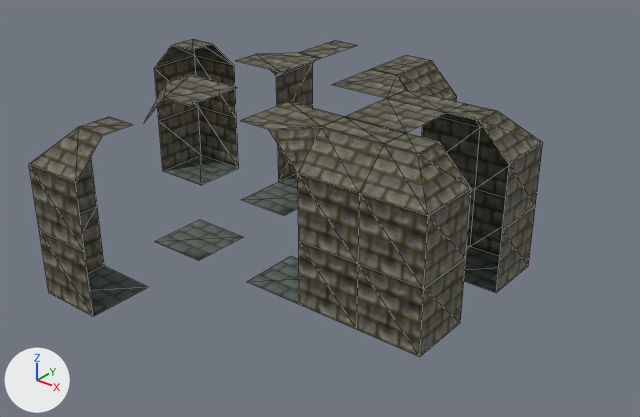
A saved change to the glTF model assets/models/environment/walls/walls.glb.
The view is the same before and after, from a 50 mm camera at (6.35, -10.61, 6.63) aimed at (-1.5, -0.78, 0.54). Lighting does not change. The marker at lower left points along +X, +Y and +Z. The older version comes first. Mesh edges are drawn as thin lines.

Names of what the first picture shows: 'center-col', 'wall-col', 'wall2-col', 'wall3-col', 'wall4-col', 'wall_inner_corner-col', 'wall_inner_corner2-col', 'wall_inner_corner3-col', 'wall_inner_corner4-col', 'wall_outer_corner-col', 'wall_outer_corner2-col', 'wall_outer_corner3-col', 'wall_outer_corner4-col'.
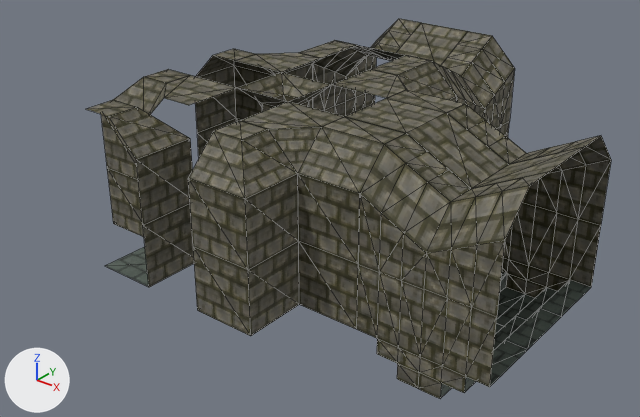
Commit message: added fucked up stairs - need fixing

Boxes [x1, y1, x2, y2] around the edits, measured in the pictures (640 x 417 px):
'wall_inner_corner2-col', surface changed, moved
    before: [357, 133, 471, 357]
    after: [188, 121, 299, 336]
'wall_inner_corner-col', surface changed, moved
    before: [447, 103, 543, 293]
    after: [87, 100, 194, 287]
'stair_wall4-col', added
    after: [418, 172, 549, 399]
'stair_wall2-col', added
    after: [357, 133, 471, 389]
'wall_inner_corner3-col', surface changed, moved
    before: [29, 117, 149, 317]
    after: [101, 69, 189, 237]
'stair_wall3-col', added
    after: [496, 136, 611, 326]
'wall_inner_corner4-col', surface changed, moved
    before: [154, 39, 239, 185]
    after: [195, 49, 275, 157]
'stair_wall-col', added
    after: [447, 103, 538, 319]
'stair_wall8-col', added
    after: [441, 31, 515, 138]
'stair_center-col', added
    after: [407, 113, 509, 188]
'stair_center2-col', added
    after: [473, 147, 584, 350]
'stair_wall5-col', added
    after: [313, 45, 388, 117]
'column-col', added
    after: [238, 72, 332, 112]
'stair_center4-col', added
    after: [396, 23, 467, 65]
'stair_wall7-col', added
    after: [345, 19, 421, 116]
'stair_wall6-col', added
    after: [433, 61, 485, 118]
'stair_center3-col', added (mostly hidden)
    after: [359, 45, 406, 61]

The change, as a list of edits to the scene's bpy script:
```text
Change mat_wall:
    where n3 = _N.new('ShaderNodeNormalMap'); n3.name = 'Normal Map'
    add n3.inputs[0].default_value = 0.25  # 'Strength'
Change ob_wall_inner_corner_col:
    ob_wall_inner_corner_col.location: (1.0, 0.0, 0.0) -> (-3.0, -3.0, 0.0)
Change ob_wall_inner_corner2_col:
    ob_wall_inner_corner2_col.location: (1.0, -2.0, 0.0) -> (-1.0, -3.0, 0.0)
Change ob_wall_inner_corner3_col:
    ob_wall_inner_corner3_col.location: (-3.0, -4.0, 0.0) -> (-4.0, -2.0, 0.0)
Change ob_wall_inner_corner4_col:
    ob_wall_inner_corner4_col.location: (-5.0, 0.0, 0.0) -> (-4.0, 0.0, 0.0)
Add ob_stair_wall8_col:
    ob_stair_wall8_col = bpy.data.objects.new('stair_wall8-col', me_plane_088)  # 31 vertices, 40 faces; spans x -0.5..0.5, y -0.5..0.5, z -0.5..2.5
    ob_stair_wall8_col.location = (-1.0, 3.0, 0.0)
Add ob_stair_wall7_col:
    ob_stair_wall7_col = bpy.data.objects.new('stair_wall7-col', me_plane_087)  # 31 vertices, 40 faces; spans x -0.5..0.5, y -0.5..0.5, z -0.5..2.5
    ob_stair_wall7_col.location = (-3.0, 3.0, 0.0)
Add ob_stair_center4_col:
    ob_stair_center4_col = bpy.data.objects.new('stair_center4-col', me_plane_086)  # 16 vertices, 12 faces; spans x -0.5..0.5, y -0.5..0.5, z -0.5..2.5
    ob_stair_center4_col.location = (-2.0, 3.0, 0.0)
Add ob_stair_wall6_col:
    ob_stair_wall6_col = bpy.data.objects.new('stair_wall6-col', me_plane_085)  # 31 vertices, 40 faces; spans x -0.5..0.5, y -0.5..0.5, z -0.5..2.5
    ob_stair_wall6_col.location = (-1.0, 2.0, 0.0)
Add ob_stair_wall5_col:
    ob_stair_wall5_col = bpy.data.objects.new('stair_wall5-col', me_plane_084)  # 31 vertices, 40 faces; spans x -0.5..0.5, y -0.5..0.5, z -0.5..2.5
    ob_stair_wall5_col.location = (-3.0, 2.0, 0.0)
Add ob_stair_center3_col:
    ob_stair_center3_col = bpy.data.objects.new('stair_center3-col', me_plane_083)  # 16 vertices, 12 faces; spans x -0.5..0.5, y -0.5..0.5, z -0.5..2.5
    ob_stair_center3_col.location = (-2.0, 2.0, 0.0)
Add ob_stair_wall4_col:
    ob_stair_wall4_col = bpy.data.objects.new('stair_wall4-col', me_plane_082)  # 31 vertices, 40 faces; spans x -0.5..0.5, y -0.5..0.5, z -0.5..2.5
    ob_stair_wall4_col.location = (2.0, -2.0, 0.0)
Add ob_stair_wall3_col:
    ob_stair_wall3_col = bpy.data.objects.new('stair_wall3-col', me_plane_081)  # 31 vertices, 40 faces; spans x -0.5..0.5, y -0.5..0.5, z -0.5..2.5
    ob_stair_wall3_col.location = (2.0, 0.0, 0.0)
Add ob_stair_center2_col:
    ob_stair_center2_col = bpy.data.objects.new('stair_center2-col', me_plane_080)  # 16 vertices, 12 faces; spans x -0.5..0.5, y -0.5..0.5, z -0.5..2.5
    ob_stair_center2_col.location = (2.0, -1.0, 0.0)
Add ob_stair_wall2_col:
    ob_stair_wall2_col = bpy.data.objects.new('stair_wall2-col', me_plane_078)  # 31 vertices, 40 faces; spans x -0.5..0.5, y -0.5..0.5, z -0.5..2.5
    ob_stair_wall2_col.location = (1.0, -2.0, 0.0)
Add ob_stair_wall_col:
    ob_stair_wall_col = bpy.data.objects.new('stair_wall-col', me_plane_075)  # 31 vertices, 40 faces; spans x -0.5..0.5, y -0.5..0.5, z -0.5..2.5
    ob_stair_wall_col.location = (1.0, 0.0, 0.0)
Add ob_stair_center_col:
    ob_stair_center_col = bpy.data.objects.new('stair_center-col', me_plane_073)  # 16 vertices, 12 faces; spans x -0.5..0.5, y -0.5..0.5, z -0.5..2.5
    ob_stair_center_col.location = (1.0, -1.0, 0.0)
Add ob_column_col:
    ob_column_col = bpy.data.objects.new('column-col', me_plane_072)  # 20 vertices, 32 faces; spans x -0.5..0.5, y -0.5..0.5, z 0.0..2.5
    ob_column_col.location = (-2.0, -1.0, 0.0)
```
